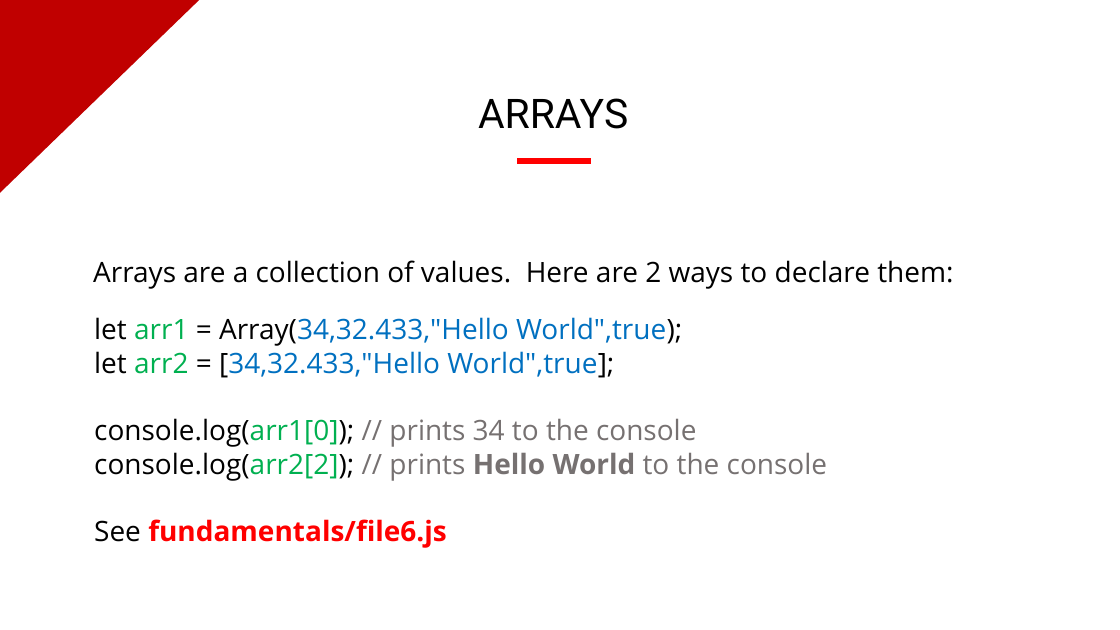
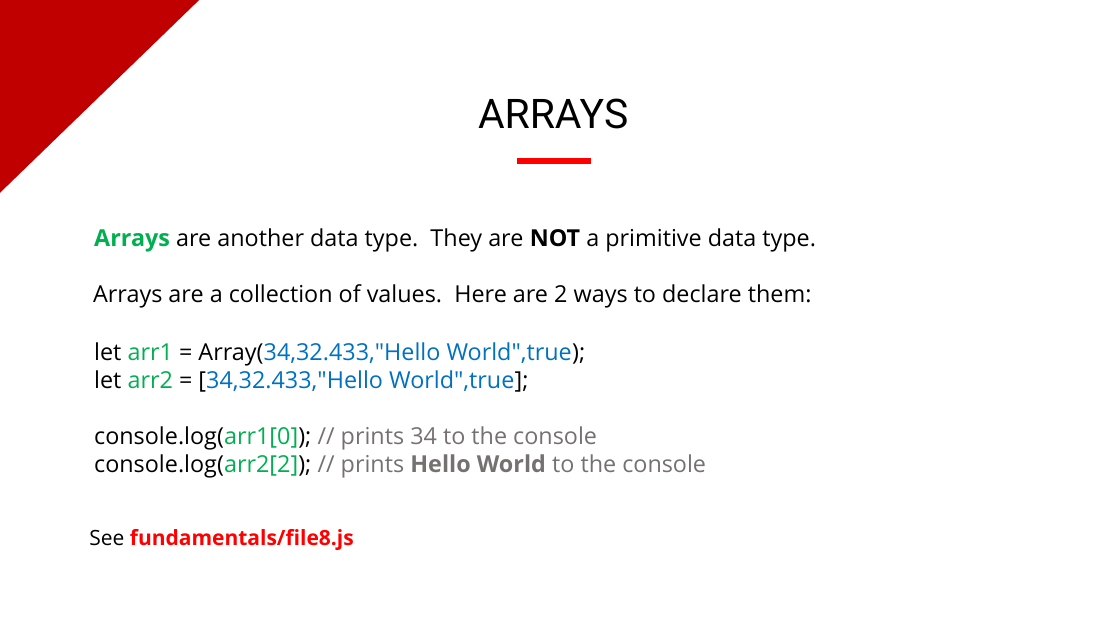
Before and after one commit to evermight/fullstack-training, a slide deck: slide 10 of crash-course/20230624-shell-js-python-php/fundamentals-of-coding.pptx (slide 9 before the commit). Drawn at 1120x630 pixels with LibreOffice and Linux fonts; fonts in the diff are those of the drawing; background and template pictures are left out. Boxes give left, top, right and bottom in pixels: in the first picture for what was removed or moved away, otherwise in the second. Text is boxed around its words. In the diff, an @@ line names an element or a change of style, - is before the commit and + after.

```diff
--- a/crash-course/20230624-shell-js-python-php/fundamentals-of-coding.pptx
+++ b/crash-course/20230624-shell-js-python-php/fundamentals-of-coding.pptx
@@ text added at (94,228,816,252), 20 pt, text #000000 @@
+Arrays are another data type. They are NOT a primitive data type.
@@ text "Arrays are a collection of ...": place and size @@
-text "Arrays are a collection of ..." at (93,260,953,289)
+text "Arrays are a collection of ..." at (93,284,812,308)
@@ text "Arrays are a collection of ..." at (93,284,812,308): size 24 to 20 pt @@
@@ text "let arr1 = Array(34,32.433,"Hello World",true); ...": place and size @@
-text "let arr1 = Array(34,32.433,"Hello World",true); ..." at (94,317,827,548)
+text "let arr1 = Array(34,32.433,"Hello World",true); ..." at (94,342,706,478)
@@ text at (94,342,597,450): size 24 to 20 pt in "let arr1 = Array(34,32.433,"Hello World",true); let arr2 ...", "console.log(arr1[0]); // prints 34 to the console" @@
@@ text at (94,454,706,478): text changed; size 24 to 20 pt @@
-console.log(arr2[2]); // prints Hello World to the console
-See fundamentals/file6.js
+console.log(arr2[2]); // prints Hello World to the console
@@ text added at (89,529,354,550), 18 pt, text #FF0000, bold @@
+See fundamentals/file8.js
```
Also in this commit, not shown: 6 other slides changed, 3 slides added, 20 slides removed, 29 other files.
